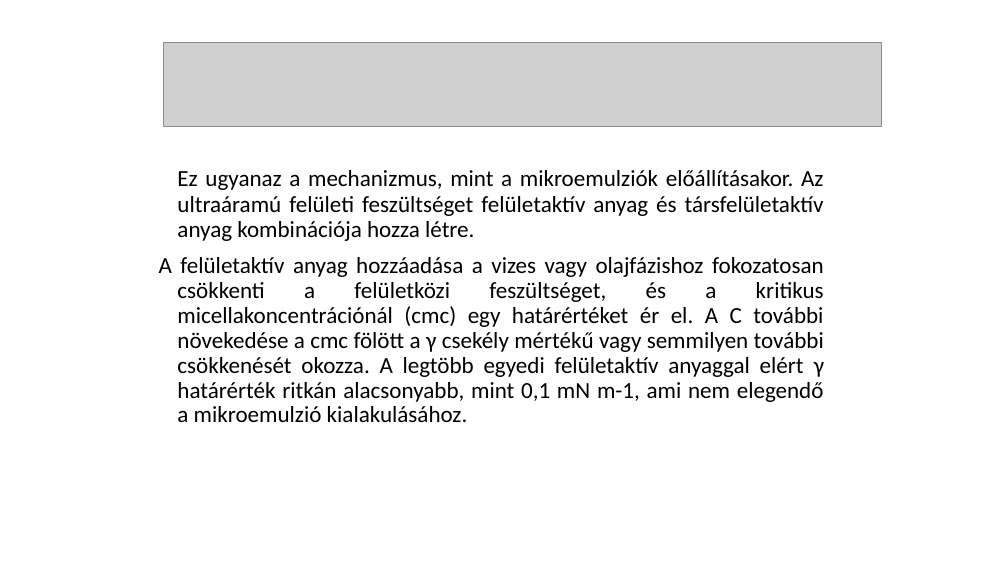
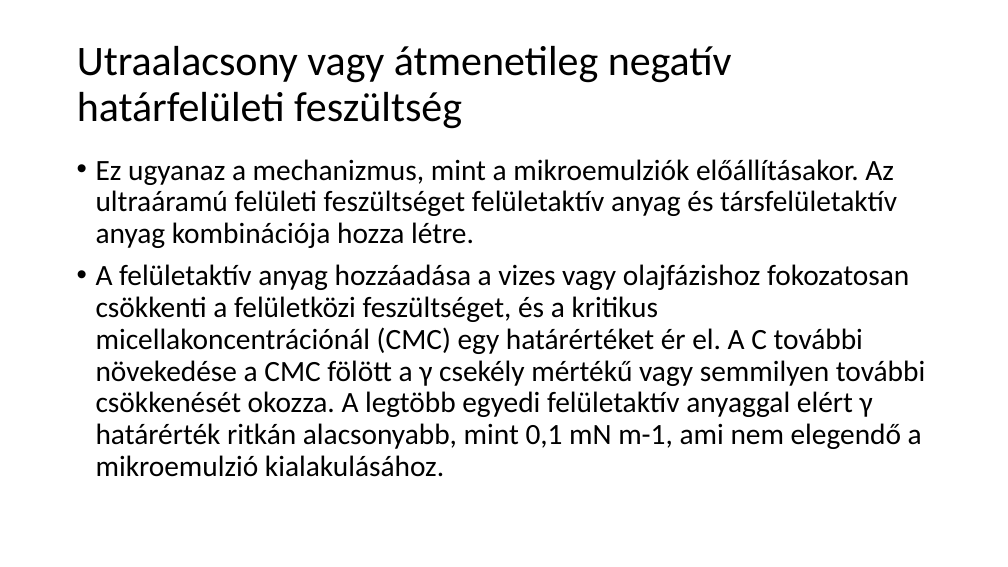
Before and after one commit to LilianaBohus/chemistry-presenations, a slide deck: slide 43 of oil-based-suspensions.ppt. Drawn at 1008x567 pixels with LibreOffice and Linux fonts; fonts in the diff are those of the drawing; grey boxes stand for pictures. Boxes give left, top, right and bottom in pixels: in the first picture for what was removed or moved away, otherwise in the second. Text is boxed around its words. In the diff, an @@ line names an element or a change of style, - is before the commit and + after.

```diff
--- a/oil-based-suspensions.ppt
+++ b/oil-based-suspensions.ppt
@@ title added at (77,46,732,129), 40 pt, text #000000 @@
+Utraalacsony vagy átmenetileg negatív határfelületi feszültség
@@ picture removed at (164,42,882,126) @@
@@ text "Ez ugyanaz a mechanizmus, mint ...": place and size @@
-text "Ez ugyanaz a mechanizmus, mint ..." at (159,170,824,422)
+text "Ez ugyanaz a mechanizmus, mint ..." at (96,159,925,477)
@@ text at (96,159,897,248): size 22 to 28 pt in "Ez ugyanaz a mechanizmus, mint a mikroemulziók ..."; alignment justified to left; bullet none to • @@
@@ text at (96,264,925,477): text changed; size 22 to 28 pt @@
-A felületaktív anyag hozzáadása a vizes vagy olajfázishoz fokozatosan csökkenti a felületközi feszültséget, és a kritikus micellakoncentrációnál (cmc) egy határértéket ér el. A C további növekedése a cmc fölött a γ csekély mértékű vagy semmilyen további csökkenését okozza. A legtöbb egyedi felületaktív anyaggal elért γ határérték ritkán alacsonyabb, mint 0,1 mN m-1, ami nem elegendő a mikroemulzió kialakulásához.
+• A felületaktív anyag hozzáadása a vizes vagy olajfázishoz fokozatosan csökkenti a felületközi feszültséget, és a kritikus micellakoncentrációnál (CMC) egy határértéket ér el. A C további növekedése a CMC fölött a γ csekély mértékű vagy semmilyen további csökkenését okozza. A legtöbb egyedi felületaktív anyaggal elért γ határérték ritkán alacsonyabb, mint 0,1 mN m-1, ami nem elegendő a mikroemulzió kialakulásához.
```
Also in this commit, not shown: 8 other slides changed, 1 slide added, 1 slide removed.
